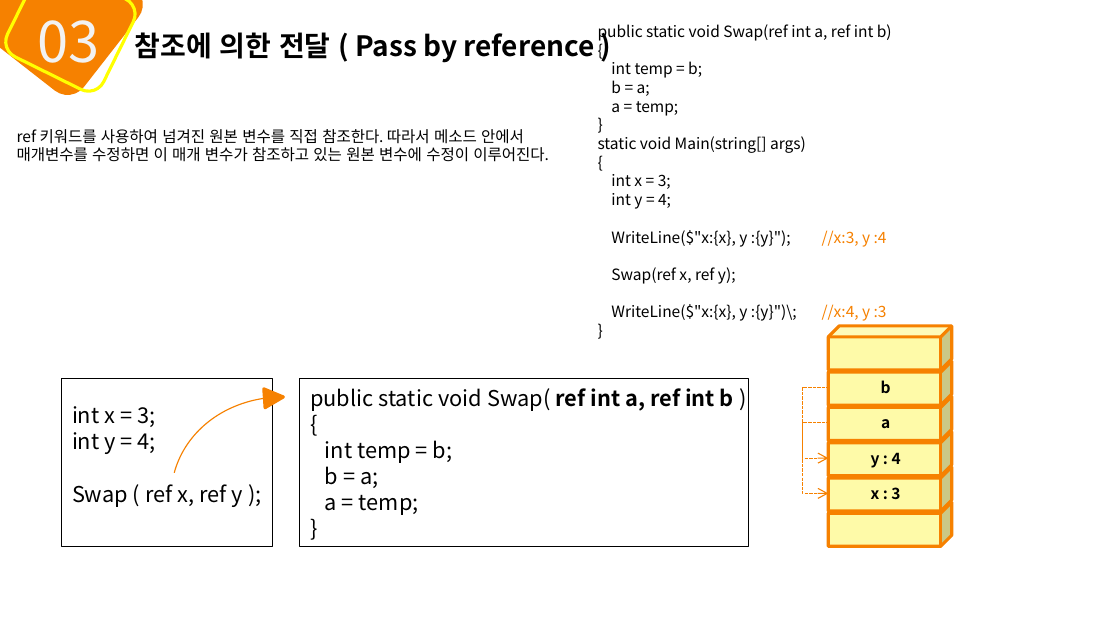
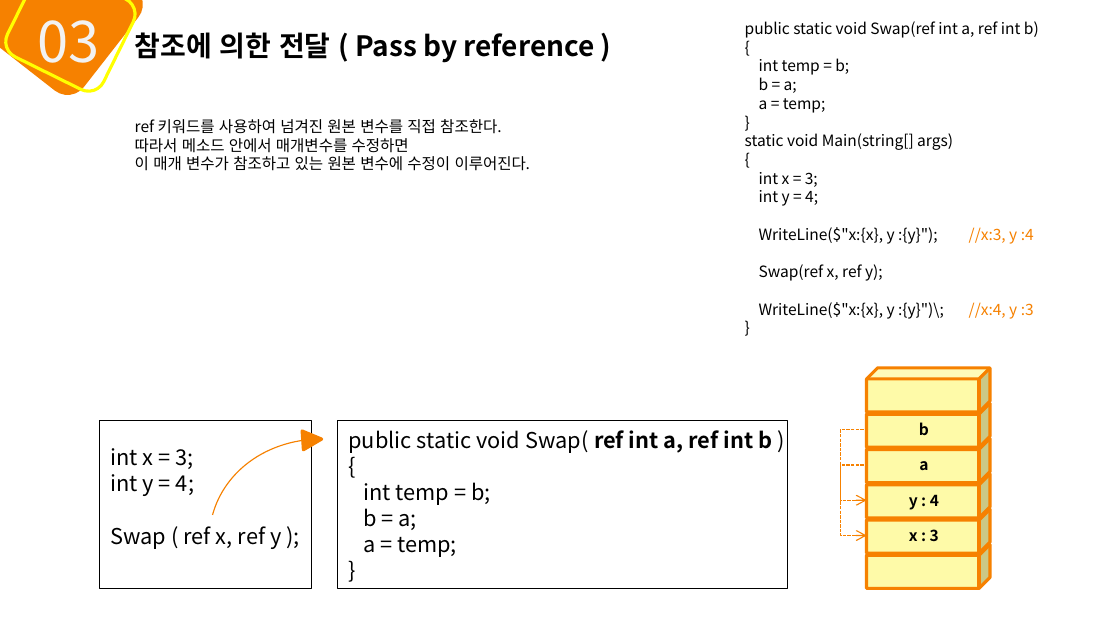
Before and after one commit to mins1119/C-, a slide deck: slide 23 of 2주차.pptx. Drawn at 1120x630 pixels with LibreOffice and Linux fonts; fonts in the diff are those of the drawing. Boxes give left, top, right and bottom in pixels: in the first picture for what was removed or moved away, otherwise in the second. Text is boxed around its words. In the diff, an @@ line names an element or a change of style, - is before the commit and + after.

```diff
--- a/2주차.pptx
+++ b/2주차.pptx
@@ text "public static void Swap(ref int ...": place and size @@
-text "public static void Swap(ref int ..." at [598,24,892,321]
+text "public static void Swap(ref int ..." at [745,21,1039,319]
@@ text at [135,119,531,171]: text changed @@
-ref 키워드를 사용하여 넘겨진 원본 변수를 직접 참조한다. 따라서 메소드 안에서 매개변수를 수정하면 이 매개 변수가 참조하고 있는 원본 변수에 수정이 이루어진다.
+ref 키워드를 사용하여 넘겨진 원본 변수를 직접 참조한다.
+따라서 메소드 안에서 매개변수를 수정하면
+이 매개 변수가 참조하고 있는 원본 변수에 수정이 이루어진다.
@@ 4 texts, 3 cubes, 2 elbow arrows, 2 rectangles, 1 triangle: place and size @@
-4 texts, 3 cubes, 2 elbow arrows, 2 rectangles, 1 triangle at [60,326,952,547]
+4 texts, 3 cubes, 2 elbow arrows, 2 rectangles, 1 triangle at [100,368,990,589]
@@ 3 cubes, 2 texts, 1 arc (boxed as its full ellipse): place and size @@
-3 cubes, 2 texts, 1 arc (boxed as its full ellipse) at [72,370,952,630]
+3 cubes, 2 texts, 1 arc (boxed as its full ellipse) at [110,413,990,630]
```
Also in this commit, not shown: 47 other slides changed.
